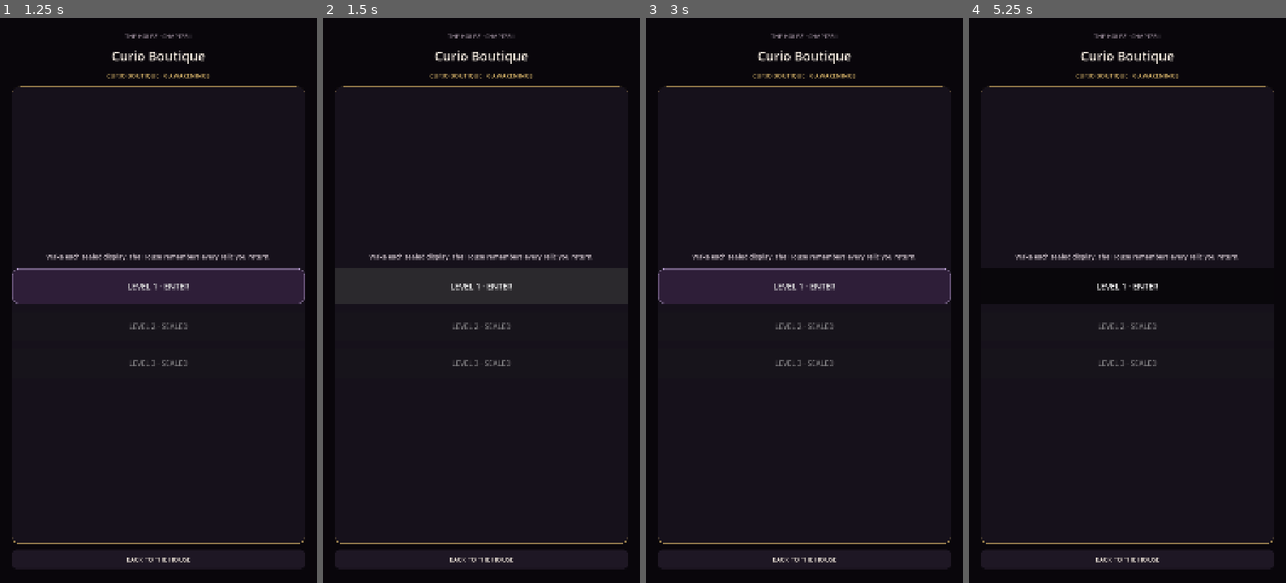
Above: before the commit, frames 1-4 (left to right).
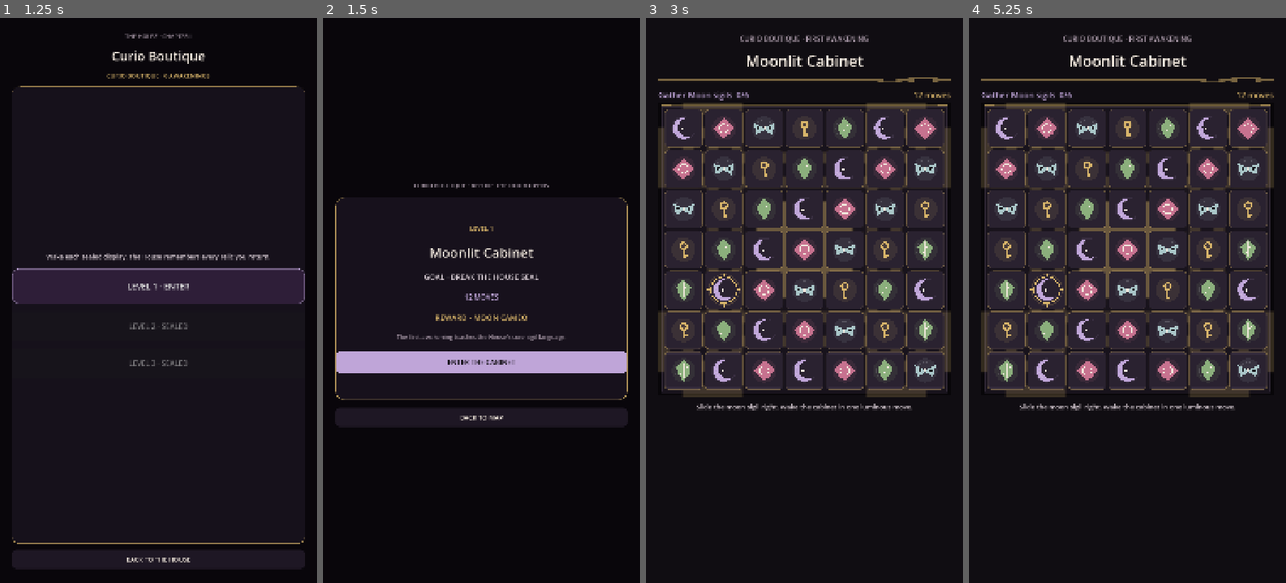
Above: after the commit, the same moments.

Repository: Jay-prodesign/akilta-match3
Game: Godot game, scene res://src/app/app_bootstrap.tscn
Same seed, same stepped clock (60 frames per second), same inputs: the game is played once before the commit and once after it.
Inputs (mouse positions are in pixels of both pictures, inside the frame that each line leads up to):
- Up to frame 1 (1.25 s): click "OPEN CURIO MAP" at 0.5 s
- Up to frame 2 (1.5 s): click "LEVEL 1 · ENTER" at 1.25 s
- Up to frame 3 (3 s): click (804, 289) at 2 s, where only the run before the commit has a clickable "LEVEL 1 · ENTER"; click (804, 362) at 2.75 s, where only the run after the commit has a clickable "ENTER THE CABINET"
- Up to frame 4 (5.25 s): click (1127, 289) at 3.5 s, where only the run before the commit has a clickable "LEVEL 1 · ENTER"; click (1127, 560) at 4.25 s, where only the run before the commit has a clickable "BACK TO THE HOUSE"; move the mouse to (1197, 272) at 5.02 s; click (1197, 272) at 5.17 s

Frame 1 is identical in both runs. In frame 2, 9.9% of the frame differs, in the area x 3-97%, y 2-98%; in frame 3, 21%; in frame 4, 24%, in the area x 3-97%, y 2-97%.
Error before the commit: Parse Error: Cannot infer the type of "completed" variable because the value doesn't have a set type. (res://src/ui/map/chapter_map.gd:31)

Commit message:
fix: make first-party shell strict-parse clean

Diff:
--- a/src/ui/map/chapter_map.gd
+++ b/src/ui/map/chapter_map.gd
@@ -28,7 +28,7 @@
 func _refresh() -> void:
 	if not is_node_ready():
 		return
-	var completed := progress.completed_levels.size() if progress != null else 0
+	var completed: int = int(progress.completed_levels.size()) if progress != null else 0
 	chapter_progress.text = "CURIO BOUTIQUE · %d AWAKENING%s" % [completed, "" if completed == 1 else "S"]
 	_configure_button(level1_button, 1)
 	_configure_button(level2_button, 2)
@@ -36,8 +36,8 @@
 
 func _configure_button(button: Button, level_number: int) -> void:
 	var level_id := "ch01_level_%03d" % level_number
-	var completed := progress != null and progress.completed_levels.has(level_id)
-	var within_gate := level_number <= canonical_level_cap
+	var completed: bool = progress != null and progress.completed_levels.has(level_id)
+	var within_gate: bool = level_number <= canonical_level_cap
 	button.disabled = not within_gate
 	if completed:
 		button.text = "LEVEL %d · AWAKENED" % level_number
--- a/src/ui/prestart/level_prestart.gd
+++ b/src/ui/prestart/level_prestart.gd
@@ -25,17 +25,18 @@
 	var file := FileAccess.open(path, FileAccess.READ)
 	if file == null:
 		return false
-	var parsed = JSON.parse_string(file.get_as_text())
+	var parsed: Variant = JSON.parse_string(file.get_as_text())
 	file.close()
 	if not parsed is Dictionary:
 		return false
-	title_label.text = String(parsed.get("title", "Hidden Display"))
-	moves_label.text = "%d MOVES" % int(parsed.get("moves", 0))
-	var objective := parsed.get("objective", {})
+	var data: Dictionary = parsed
+	title_label.text = String(data.get("title", "Hidden Display"))
+	moves_label.text = "%d MOVES" % int(data.get("moves", 0))
+	var objective: Variant = data.get("objective", {})
 	if objective is Dictionary and String(objective.get("type", "")) == "collect_family":
 		objective_label.text = "GOAL · GATHER %d %s SIGILS" % [int(objective.get("target", 0)), String(objective.get("family", "")).to_upper()]
 	else:
 		objective_label.text = "GOAL · BREAK THE HOUSE SEAL"
-	var curio := String(parsed.get("reward_curio", "moon_cameo")).replace("_", " ").capitalize()
+	var curio := String(data.get("reward_curio", "moon_cameo")).replace("_", " ").capitalize()
 	reward_label.text = "REWARD · %s" % curio.to_upper()
 	return true
--- a/src/ui/settings/settings_panel.gd
+++ b/src/ui/settings/settings_panel.gd
@@ -15,12 +15,12 @@
 
 func _ready() -> void:
 	close_button.pressed.connect(func(): close_requested.emit())
-	master_toggle.toggled.connect(func(on): _set("master_muted", not on))
-	music_toggle.toggled.connect(func(on): _set("music_muted", not on))
-	sfx_toggle.toggled.connect(func(on): _set("sfx_muted", not on))
-	haptics_toggle.toggled.connect(func(on): _set("haptics_enabled", on))
-	reduced_toggle.toggled.connect(func(on): _set("reduced_motion", on))
-	contrast_toggle.toggled.connect(func(on): _set("high_contrast", on))
+	master_toggle.toggled.connect(func(on): _set_setting("master_muted", not on))
+	music_toggle.toggled.connect(func(on): _set_setting("music_muted", not on))
+	sfx_toggle.toggled.connect(func(on): _set_setting("sfx_muted", not on))
+	haptics_toggle.toggled.connect(func(on): _set_setting("haptics_enabled", on))
+	reduced_toggle.toggled.connect(func(on): _set_setting("reduced_motion", on))
+	contrast_toggle.toggled.connect(func(on): _set_setting("high_contrast", on))
 
 func bind_settings(value) -> void:
 	settings = value
@@ -33,6 +33,6 @@
 	reduced_toggle.button_pressed = bool(settings.get_value("reduced_motion", false))
 	contrast_toggle.button_pressed = bool(settings.get_value("high_contrast", false))
 
-func _set(key: String, value) -> void:
+func _set_setting(key: String, value) -> void:
 	if settings != null:
 		settings.set_value(key, value)
